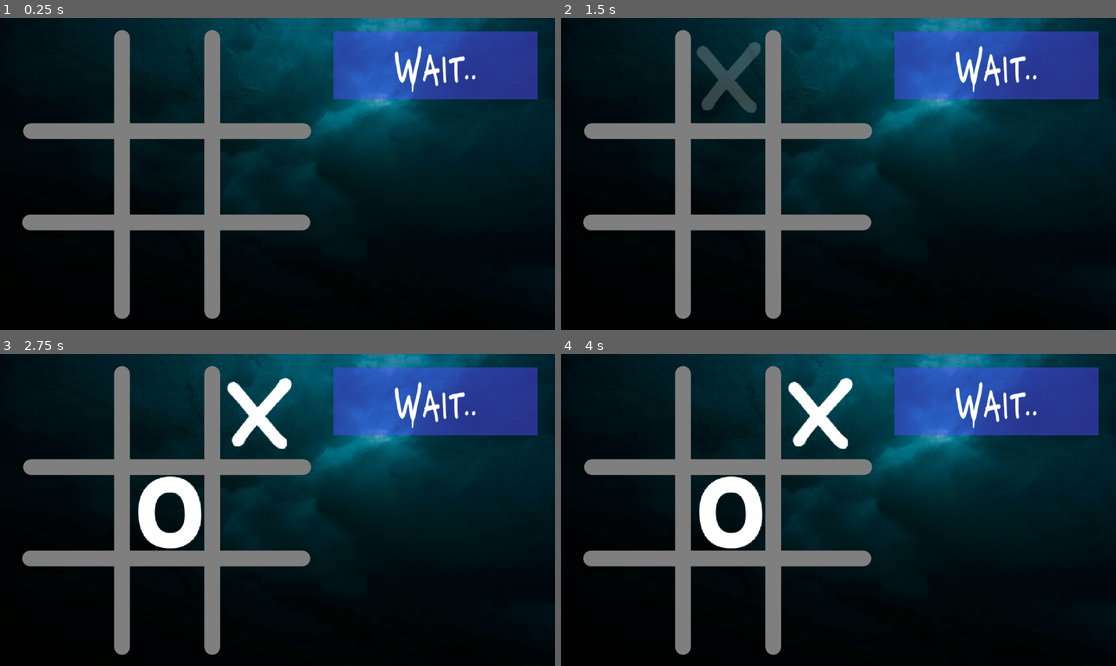
Above: before the commit, frames 1-4 (two rows, left to right).
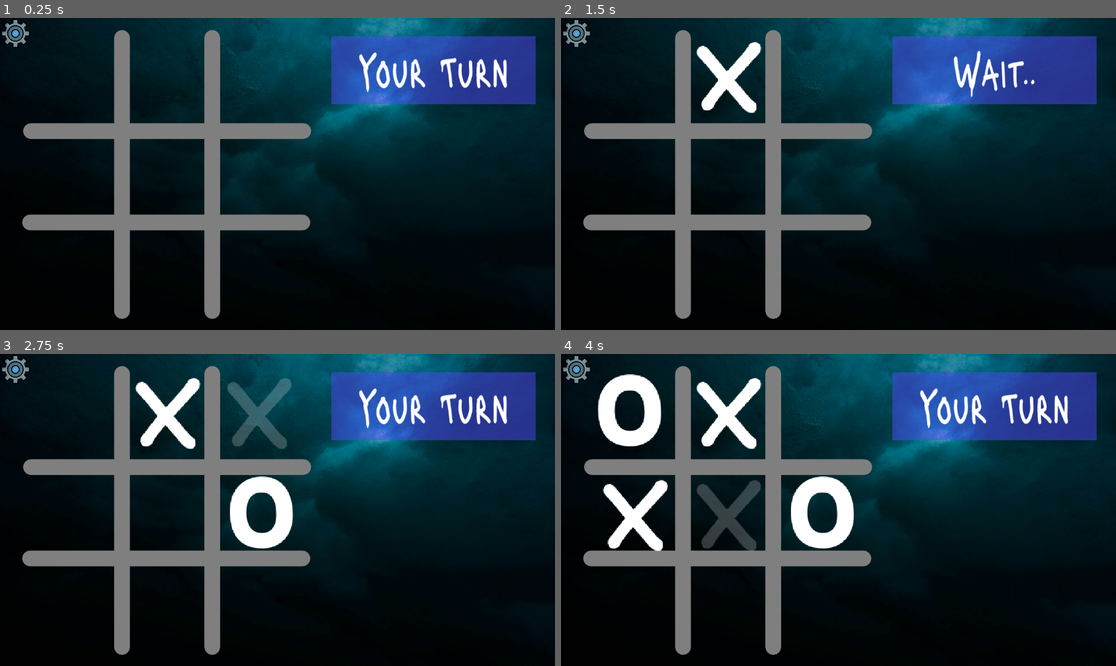
Above: after the commit, the same moments.

Repository: Fatsermint/tic-tac-toe
Game: Godot game, scene res://Scenes/home.tscn
Same seed, same stepped clock (60 frames per second), same inputs: the game is played once before the commit and once after it.
Inputs (mouse positions are in pixels of both pictures, inside the frame that each line leads up to):
- Up to frame 1 (0.25 s): no input
- Up to frame 2 (1.5 s): click (577, 33) at 0.52 s; click (727, 83) at 1.25 s
- Up to frame 3 (2.75 s): click (260, 419) at 2 s
- Up to frame 4 (4 s): click (633, 513) at 2.75 s; click (727, 513) at 3.5 s

The runs differ from the first frame. In frame 1, 2.9% of the frame differs, in the area x 0-97%, y 0-28%; in frame 2, 3.4%; in frame 3, 8.4%; in frame 4, 12%, in the area x 0-97%, y 0-64%.

Commit message:
Added turn label and made replayable

Diff:
--- a/Scenes/home.gd
+++ b/Scenes/home.gd
@@ -15,7 +15,7 @@
 @onready var o: Control = $O
 const color = Color(1.0, 1.0, 1.0, 0.212)
 const colorPlayer = Color(1.0, 1.0, 1.0, 1.0)
-var playerTurn = false
+var playerTurn = true
 var used = []
 var playerUsed = []
 var enemyUsed = []
@@ -49,6 +49,7 @@
 		turnLabel.text = "Wait.."
 	if playerTurn == false:
 		if timergoing == false:
+			timer.wait_time = randi_range(0.5,2.5)
 			timer.start()
 			timergoing = true
 		if wait == false:
@@ -58,6 +59,7 @@
 				print("used already :(")
 				return
 			else:
+
 				if randomPos == 1:
 					var o1 = o.duplicate()
 					_1.add_child(o1)
@@ -111,6 +113,7 @@
 					_8.add_child(o8)
 					o8.position = Vector2(3.625,4.575)
 					used += [8]
+
 					enemyUsed += [8]
 				if randomPos == 9:
 					print("!!!!!!!!")
@@ -124,11 +127,18 @@
 				wait = true
 	for combo in winning:
 		if combo.all(func(n): return n in playerUsed):
-			turnLabel.text = "You won!"
+			if not turnLabel.text == "You won!":
+				turnLabel.text = "You won!"
+				$Turn2.visible = true
+				$Turn2.position = Vector2(744, 300)
+
+
 	for combo in winning:
 		if combo.all(func(n): return n in enemyUsed):
 			if not turnLabel.text == "You won!":
 				turnLabel.text = "You lost :("
+				$Turn2.visible = true
+				$Turn2.position = Vector2(744, 300)
 func removeAllDubs() -> void:
 	if _1.get_child_count() >=  0.9:
 		if not 1 in used:
@@ -296,7 +306,10 @@
 			dub9.modulate = colorPlayer
 			playerTurn = false
 
-
 func _on_timer_timeout() -> void:
 	wait = false
 	timergoing = false
+
+
+func _on_restart_button_pressed() -> void:
+	get_tree().reload_current_scene()
--- a/Scenes/home.tscn
+++ b/Scenes/home.tscn
@@ -7,6 +7,7 @@
 [ext_resource type="Texture2D" uid="uid://bxcoh27sefsv2" path="res://images/backround.jpg" id="5_llnbm"]
 [ext_resource type="Script" uid="uid://bvok7362bs0q5" path="res://Scenes/texture_rect.gd" id="6_fhpuh"]
 [ext_resource type="FontFile" uid="uid://b2lkvxapehayl" path="res://images/Lacquer-Regular.ttf" id="7_vkfas"]
+[ext_resource type="Texture2D" uid="uid://ba4cxyxaui3hl" path="res://images/settings.png" id="8_q1yq7"]
 
 [sub_resource type="Animation" id="Animation_12ycv"]
 resource_name = "Idle"
@@ -14,6 +15,43 @@
 [sub_resource type="AnimationLibrary" id="AnimationLibrary_llnbm"]
 _data = {
 &"Idle": SubResource("Animation_12ycv")
+}
+
+[sub_resource type="Animation" id="Animation_8riyq"]
+length = 0.001
+tracks/0/type = "value"
+tracks/0/imported = false
+tracks/0/enabled = true
+tracks/0/path = NodePath(".:position")
+tracks/0/interp = 1
+tracks/0/loop_wrap = true
+tracks/0/keys = {
+"times": PackedFloat32Array(0),
+"transitions": PackedFloat32Array(1),
+"update": 0,
+"values": [Vector2(744, 45)]
+}
+
+[sub_resource type="Animation" id="Animation_nw1ns"]
+resource_name = "boing"
+length = 0.5
+tracks/0/type = "value"
+tracks/0/imported = false
+tracks/0/enabled = true
+tracks/0/path = NodePath(".:position")
+tracks/0/interp = 1
+tracks/0/loop_wrap = true
+tracks/0/keys = {
+"times": PackedFloat32Array(0, 0.25, 0.35, 0.5),
+"transitions": PackedFloat32Array(1, 1, 1, 1),
+"update": 0,
+"values": [Vector2(744, 45), Vector2(744, 201), Vector2(744, 170), Vector2(744, 201)]
+}
+
+[sub_resource type="AnimationLibrary" id="AnimationLibrary_gyiet"]
+_data = {
+&"RESET": SubResource("Animation_8riyq"),
+&"boing": SubResource("Animation_nw1ns")
 }
 
 [node name="Control" type="Control"]
@@ -146,7 +184,6 @@
 scale = Vector2(0.6, 0.45)
 mouse_filter = 2
 texture = ExtResource("5_llnbm")
-stretch_mode = 2
 script = ExtResource("6_fhpuh")
 
 [node name="O" parent="." instance=ExtResource("3_12ycv")]
@@ -160,10 +197,10 @@
 
 [node name="Turn" type="ColorRect" parent="."]
 layout_mode = 0
-offset_left = 692.0
-offset_top = 28.000008
-offset_right = 732.0
-offset_bottom = 68.00001
+offset_left = 687.99994
+offset_top = 38.0
+offset_right = 727.99994
+offset_bottom = 78.000015
 scale = Vector2(10.6, 3.5199995)
 color = Color(0.32799995, 0.27999997, 1, 0.4745098)
 
@@ -179,9 +216,62 @@
 horizontal_alignment = 1
 vertical_alignment = 1
 
+[node name="Turn2" type="ColorRect" parent="."]
+visible = false
+layout_mode = 0
+offset_left = 744.0
+offset_top = 45.0
+offset_right = 774.0
+offset_bottom = 75.0
+scale = Vector2(10.6, 3.5199995)
+color = Color(0.32799995, 0.27999997, 1, 0.4745098)
+
+[node name="Label" type="Label" parent="Turn2"]
+layout_mode = 1
+offset_left = 1.0377417
+offset_top = -0.8522707
+offset_right = 389.03775
+offset_bottom = 107.14773
+scale = Vector2(0.07169813, 0.28671333)
+theme_override_fonts/font = ExtResource("7_vkfas")
+theme_override_font_sizes/font_size = 90
+text = "Try again"
+horizontal_alignment = 1
+vertical_alignment = 1
+
+[node name="AnimationPlayer" type="AnimationPlayer" parent="Turn2"]
+libraries = {
+&"": SubResource("AnimationLibrary_gyiet")
+}
+
+[node name="Button" type="Button" parent="Turn2"]
+self_modulate = Color(1, 1, 1, 0)
+layout_mode = 1
+anchors_preset = 15
+anchor_right = 1.0
+anchor_bottom = 1.0
+grow_horizontal = 2
+grow_vertical = 2
+
 [node name="Timer" type="Timer" parent="."]
 wait_time = 2.0
 one_shot = true
+
+[node name="TextureRect2" type="TextureRect" parent="."]
+layout_mode = 0
+offset_right = 512.0
+offset_bottom = 512.0
+scale = Vector2(0.125, 0.125)
+texture = ExtResource("8_q1yq7")
+
+[node name="Button" type="Button" parent="TextureRect2"]
+self_modulate = Color(0.0666666, 0, 1, 0)
+layout_mode = 1
+anchors_preset = 15
+anchor_right = 1.0
+anchor_bottom = 1.0
+grow_horizontal = 2
+grow_vertical = 2
 
 [connection signal="mouse_entered" from="Grid/2" to="." method="_on_2_mouse_entered"]
 [connection signal="pressed" from="Grid/2" to="." method="_on_2_pressed"]
@@ -201,4 +291,6 @@
 [connection signal="pressed" from="Grid/9" to="." method="_on_9_pressed"]
 [connection signal="mouse_entered" from="Grid/1" to="." method="_on_1_mouse_entered"]
 [connection signal="pressed" from="Grid/1" to="." method="_on_1_pressed"]
+[connection signal="animation_finished" from="Turn2/AnimationPlayer" to="." method="_on_animation_player_animation_finished"]
+[connection signal="pressed" from="Turn2/Button" to="." method="_on_restart_button_pressed"]
 [connection signal="timeout" from="Timer" to="." method="_on_timer_timeout"]
Not shown: 1 places in Scenes/home.tscn that only renumber resources
Binary file added: images/settings.png
Not shown, added: images/settings.png.import
